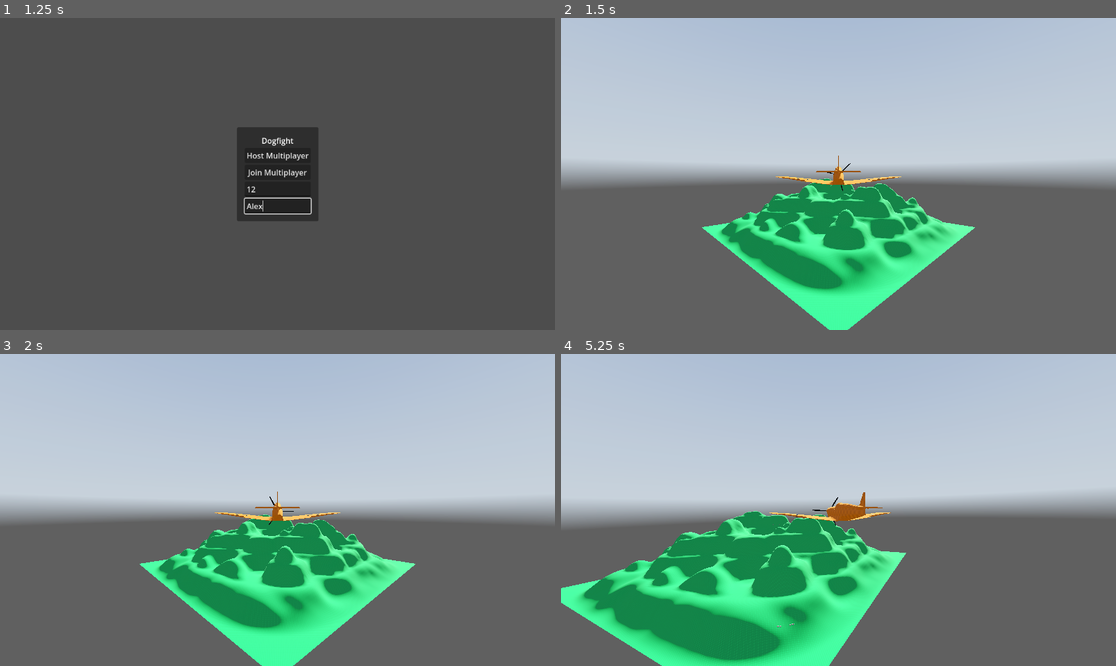
Above: before the commit, frames 1-4 (two rows, left to right).
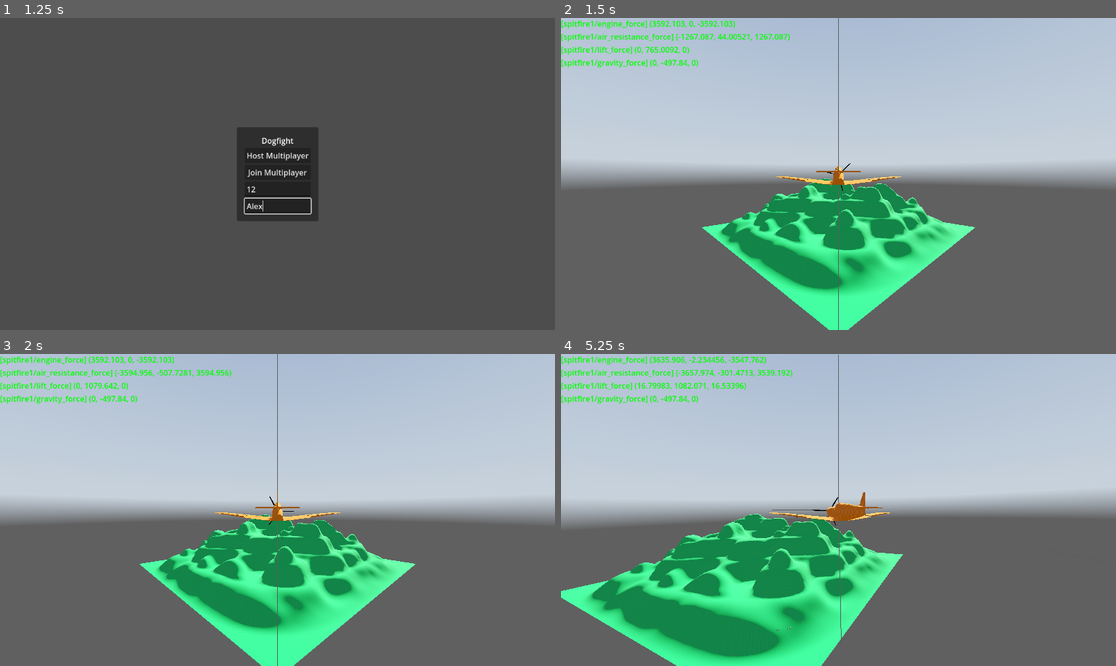
Above: after the commit, the same moments.

Repository: Monkeytonk115/godot-dogfight
Game: Godot game, scene res://scenes/main.tscn
The game is run twice, just before and just after one commit, with the same random seed, the same clock (stepped at 60 frames per second) and the same inputs. A sky picture missing from this copy of the repository is replaced by a grey-blue gradient.
Inputs (mouse positions are in pixels of both pictures, inside the frame that each line leads up to):
- Up to frame 1 (1.25 s): click (277, 189) at 0.52 s; type "12" at 0.6 s; click (277, 205) at 0.75 s; type "Alex" at 0.83 s
- Up to frame 2 (1.5 s): click "Host Multiplayer" at 1.25 s
- Up to frame 3 (2 s): no input
- Up to frame 4 (5.25 s): tap Enter at 2 s; move the mouse to (960, 494) at 2.02 s; hold D (Roll_Right) 2.03-2.78 s; hold Right mouse button (free_cam) 2.03-2.78 s; move the mouse to (727, 525) at 2.77 s; hold W (Pitch_Down) 2.78-3.53 s; tap Space (trigger) at 2.85, 4.35 s; move the mouse to (894, 441) at 3.52 s; hold D (Roll_Right) 3.53-4.28 s; hold Right mouse button (free_cam) 3.53-4.28 s; move the mouse to (810, 572) at 4.27 s; hold S (Pitch_Up) 4.28-5.03 s; move the mouse to (1005, 556) at 5.02 s; hold A (Roll_Left) from 5.03 s (still down); hold Right mouse button (free_cam) from 5.03 s (still down)

Frame 1 is identical in both runs. In frame 2, 1.4% of the frame differs, in the area x 0-71%, y 0-100%; in frame 3, 1.5%; in frame 4, 6.5%, in the area x 0-63%, y 0-100%.

Commit message:
update debug overlay with force vectors

Diff:
--- a/scenes/action/spitfire_action.gd
+++ b/scenes/action/spitfire_action.gd
@@ -2,7 +2,7 @@
 
 signal crashed
 
-const SPEED = 100
+@export var SPEED = 100
 
 # Get the gravity from the project settings to be synced with RigidBody nodes.
 var gravity = ProjectSettings.get_setting("physics/3d/default_gravity")
@@ -12,7 +12,12 @@
 @export var free_cam_angle = TAU * 0.25
 @export var max_engine_power = 760000 #Watts
 @export var take_off_weight = 3048 #Kilograms
-@export var wing_lift = 10
+@export var wing_lift = 3000
+
+var engine_force = Vector3.ZERO
+var air_resistance_force = Vector3.ZERO
+var lift_force = Vector3.ZERO
+var gravity_force = Vector3.ZERO
 
 var next_fire_time
 
@@ -20,6 +25,10 @@
 	if is_multiplayer_authority():
 		$Camera3D.make_current()
 	next_fire_time = 0
+	DebugOverlay.add_property(self, "engine_force", "")
+	DebugOverlay.add_property(self, "air_resistance_force", "")
+	DebugOverlay.add_property(self, "lift_force", "")
+	DebugOverlay.add_property(self, "gravity_force", "")
 
 func _process(delta):
 	free_cam = Input.is_action_pressed("free_cam")
@@ -31,6 +40,33 @@
 
 	$Camera3D.position = 15 * Vector3(cos(free_cam_angle), 0, sin(free_cam_angle))
 	$Camera3D.transform.basis = Basis.IDENTITY.rotated(Vector3.UP, 0.25*TAU - free_cam_angle)
+
+	var mesh = (DebugOverlay.mesh as ImmediateMesh)
+	mesh.clear_surfaces()
+
+	mesh.surface_begin(Mesh.PRIMITIVE_LINES)
+	mesh.surface_set_color(Color.RED)
+	mesh.surface_add_vertex(global_transform.origin)
+	mesh.surface_add_vertex(global_transform.origin + engine_force)
+	mesh.surface_end()
+
+	mesh.surface_begin(Mesh.PRIMITIVE_LINES)
+	mesh.surface_set_color(Color.RED)
+	mesh.surface_add_vertex(global_transform.origin)
+	mesh.surface_add_vertex(global_transform.origin + air_resistance_force)
+	mesh.surface_end()
+
+	mesh.surface_begin(Mesh.PRIMITIVE_LINES)
+	mesh.surface_set_color(Color.RED)
+	mesh.surface_add_vertex(global_transform.origin)
+	mesh.surface_add_vertex(global_transform.origin + lift_force)
+	mesh.surface_end()
+
+	mesh.surface_begin(Mesh.PRIMITIVE_LINES)
+	mesh.surface_set_color(Color.RED)
+	mesh.surface_add_vertex(global_transform.origin)
+	mesh.surface_add_vertex(global_transform.origin + gravity_force)
+	mesh.surface_end()
 
 func _physics_process(delta):
 	if not is_multiplayer_authority(): return
@@ -59,11 +95,13 @@
 		#Roll
 		rotate(transform.basis.z, -input_dir.x * delta * 1.5)
 
-	#forces acting on the plane
-	velocity += (transform.basis.z * -SPEED * delta) #engine thrust
-	velocity += (transform.basis.y * wing_lift * delta) #wing lift
-	velocity += Vector3(0, -gravity * delta, 0) #Gravity
-	velocity *= 0.95
+	# forces acting on the plane
+	engine_force = (transform.basis.z * -SPEED * take_off_weight * delta) # engine thrust
+	air_resistance_force = (-velocity * velocity.length_squared() * 0.5) # air resistance
+	lift_force = (transform.basis.y * wing_lift * delta * (velocity.dot(-transform.basis.z.normalized()))) # wing lift
+	gravity_force = Vector3(0, -gravity * take_off_weight * delta, 0) # Gravity
+
+	velocity += (engine_force + air_resistance_force + lift_force + gravity_force) / take_off_weight
 
 	var collision_info = move_and_collide(velocity * delta)
 	if collision_info:
@@ -74,3 +112,7 @@
 @rpc("authority", "call_local")
 func _crashed_helper():
 	crashed.emit(self, get_multiplayer_authority())
+	DebugOverlay.remove_property(self, "engine_force")
+	DebugOverlay.remove_property(self, "air_resistance_force")
+	DebugOverlay.remove_property(self, "lift_force")
+	DebugOverlay.remove_property(self, "gravity_force")
--- a/scenes/interface/debug_overlay.gd
+++ b/scenes/interface/debug_overlay.gd
@@ -1,6 +1,8 @@
 extends MarginContainer
 
 var _visible = true
+
+var mesh
 
 # https://kidscancode.org/godot_recipes/ui/debug_overlay/
 # A class to contain each of the Properties we want to display
@@ -70,3 +72,6 @@
 				show()
 			else:
 				hide()
+
+func _ready():
+	mesh = $MeshInstance3D.mesh
--- a/scenes/interface/debug_overlay.tscn
+++ b/scenes/interface/debug_overlay.tscn
@@ -1,6 +1,8 @@
-[gd_scene load_steps=2 format=3 uid="uid://c0hvl2d5y63di"]
+[gd_scene load_steps=3 format=3 uid="uid://c0hvl2d5y63di"]
 
 [ext_resource type="Script" path="res://scenes/interface/debug_overlay.gd" id="1_hei38"]
+
+[sub_resource type="ImmediateMesh" id="ImmediateMesh_xlnkh"]
 
 [node name="DebugOverlay" type="MarginContainer"]
 anchors_preset = 15
@@ -12,3 +14,6 @@
 
 [node name="PropertyInspector" type="VBoxContainer" parent="."]
 layout_mode = 2
+
+[node name="MeshInstance3D" type="MeshInstance3D" parent="."]
+mesh = SubResource("ImmediateMesh_xlnkh")
